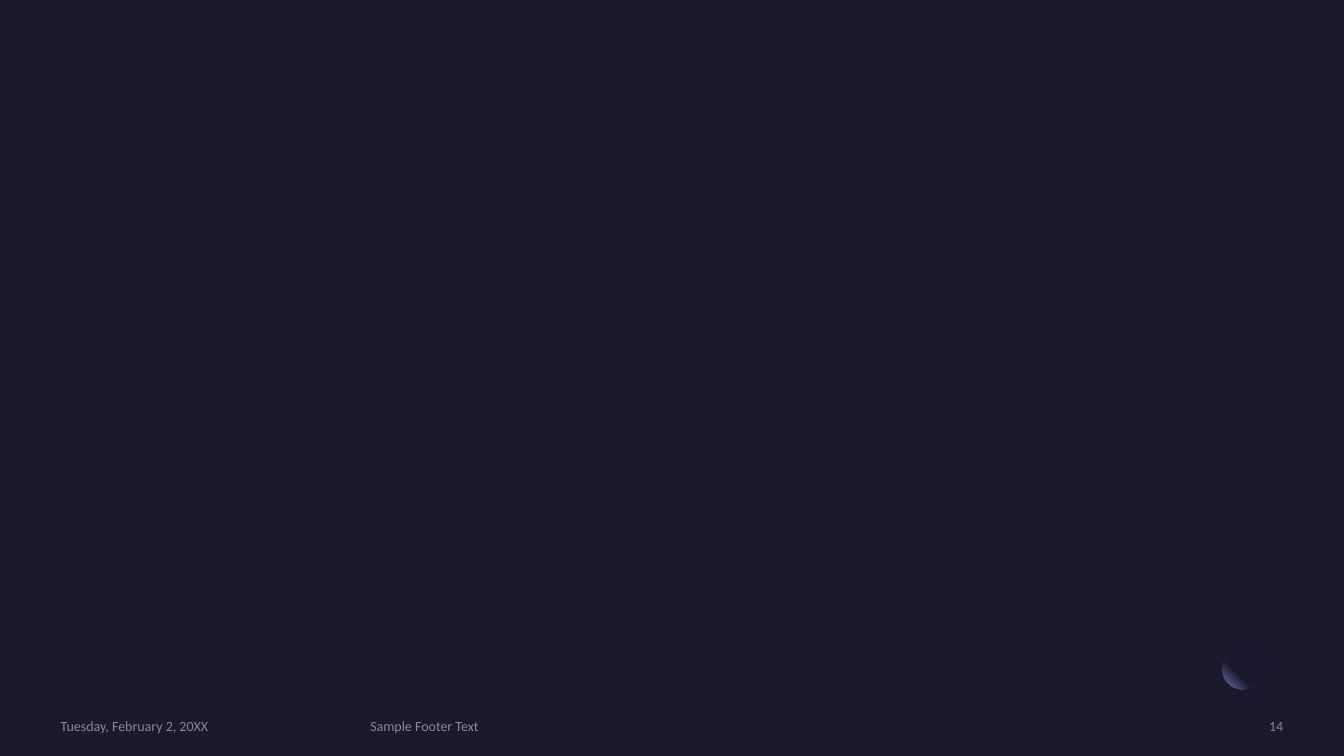
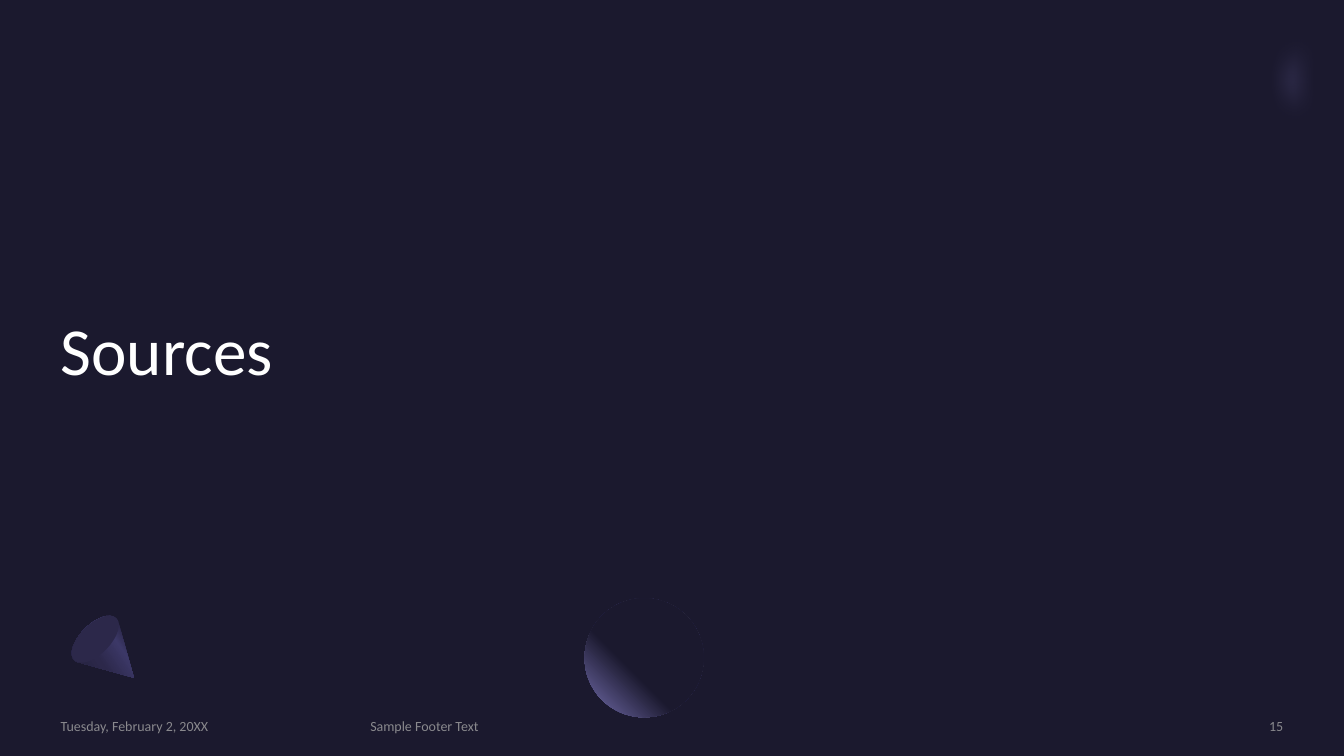
Before and after one commit to Ra0R/approximate-nearest-neighbor, a slide deck: slide 15 of presentation.pptx (slide 14 before the commit). Drawn at 1344x756 pixels with LibreOffice and Linux fonts; fonts in the diff are those of the drawing. Boxes give left, top, right and bottom in pixels: in the first picture for what was removed or moved away, otherwise in the second. Text is boxed around its words. In the diff, an @@ line names an element or a change of style, - is before the commit and + after.

```diff
--- a/presentation.pptx
+++ b/presentation.pptx
@@ freeform shape added at (1219, 0, 1344, 164), fill #7771B2 at 40% opacity @@
@@ title added at (61, 331, 273, 376), 48 pt, text #FFFFFF @@
+Sources
@@ ellipse added at (585, 599, 704, 718), fill gradient #1B192E to #7771B2 @@
@@ freeform shape added at (64, 608, 155, 699), fill gradient #2C284A to #3C3867 to #1B192E @@
@@ ellipse added at (64, 608, 128, 671), fill #2C284A @@
@@ ellipse removed at (1223, 650, 1262, 690) @@
@@ page number at (1269, 722, 1283, 731): text changed @@
-14
+15
```
Also in this commit, not shown: 12 other slides changed, 1 slide added, 1 slide removed, 2 other files.
